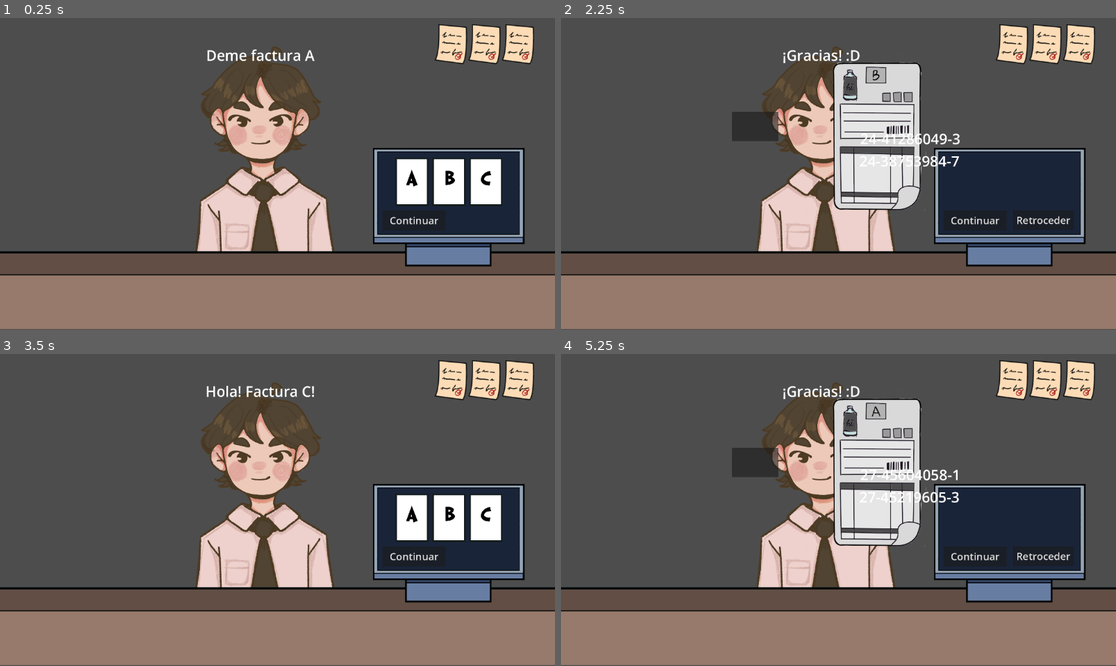
Above: before the commit, frames 1-4 (two rows, left to right).
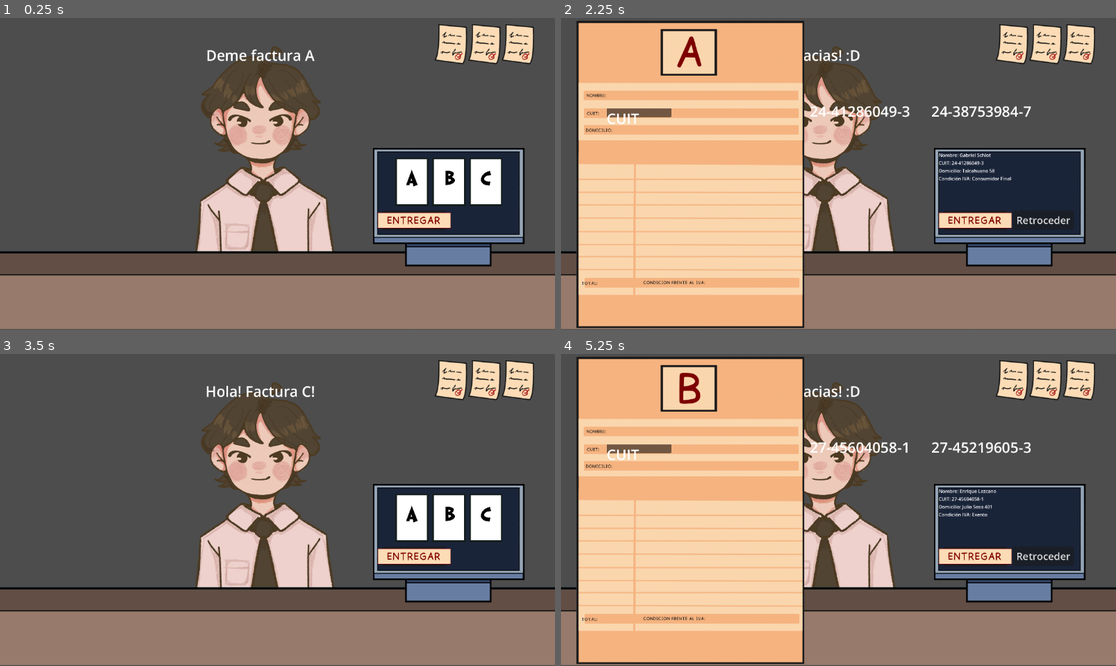
Above: after the commit, the same moments.

Repository: ninnis29/Facturae
Game: Godot game, scene res://Scenes/main.tscn
The game is run twice, just before and just after one commit, with the same random seed, the same clock (stepped at 60 frames per second) and the same inputs.
Inputs (mouse positions are in pixels of both pictures, inside the frame that each line leads up to):
- Up to frame 1 (0.25 s): no input
- Up to frame 2 (2.25 s): click (971, 183) at 0.5 s; click "Continuar" at 1.25 s; click (1010, 183) at 2 s
- Up to frame 3 (3.5 s): click "Retroceder" at 2.75 s
- Up to frame 4 (5.25 s): click (1049, 519) at 3.5 s; click "Continuar" at 4.25 s; click (971, 519) at 5 s

The runs differ from the first frame. In frame 1, 0.7% of the frame differs, in the area x 68-82%, y 62-68%; in frame 2, 48%, in the area x 2-85%, y 0-100%; in frame 3, 0.7%; in frame 4, 48%.

Commit message:
ÚltimaVersion
última versión 23/09/25 - 14:40hs

Diff:
--- a/facturae/Scenes/computer.tscn
+++ b/facturae/Scenes/computer.tscn
@@ -1,10 +1,12 @@
-[gd_scene load_steps=6 format=3 uid="uid://cmrkkr24qaeva"]
+[gd_scene load_steps=8 format=3 uid="uid://cmrkkr24qaeva"]
 
 [ext_resource type="Script" uid="uid://dvm8musneuu7t" path="res://Scripts/computer.gd" id="1_3cxpa"]
 [ext_resource type="Texture2D" uid="uid://clwq1jfxsuiv2" path="res://Assets/Pantalla.png" id="1_4xga7"]
 [ext_resource type="Texture2D" uid="uid://djpce153d85jt" path="res://Assets/A.png" id="2_7h0tq"]
 [ext_resource type="Texture2D" uid="uid://de04gsfihrlk6" path="res://Assets/b.png" id="3_3cxpa"]
 [ext_resource type="Texture2D" uid="uid://ceouqkwkqadcy" path="res://Assets/C.png" id="4_m7p0i"]
+[ext_resource type="Script" uid="uid://dm0uonecw8x5j" path="res://Scenes/continuar.gd" id="6_8u73g"]
+[ext_resource type="Texture2D" uid="uid://m7snggxcccyu" path="res://Assets/Entregar.png" id="7_iofu4"]
 
 [node name="computer" type="Node2D"]
 script = ExtResource("1_3cxpa")
@@ -13,8 +15,12 @@
 texture = ExtResource("1_4xga7")
 
 [node name="PanelCliente" type="VBoxContainer" parent="."]
-offset_right = 40.0
-offset_bottom = 40.0
+offset_left = -245.0
+offset_top = -192.0
+offset_right = 245.0
+offset_bottom = 95.0
+size_flags_horizontal = 3
+size_flags_vertical = 3
 
 [node name="NombreLabel" type="Label" parent="PanelCliente"]
 layout_mode = 2
@@ -60,6 +66,11 @@
 mouse_default_cursor_shape = 2
 theme_override_font_sizes/font_size = 35
 text = "Continuar"
+script = ExtResource("6_8u73g")
+
+[node name="Sprite2D" type="Sprite2D" parent="Continuar"]
+position = Vector2(110, 35)
+texture = ExtResource("7_iofu4")
 
 [node name="Retroceder" type="Button" parent="."]
 offset_left = 11.0
--- /dev/null
+++ b/facturae/Scenes/continuar.gd
@@ -0,0 +1,26 @@
+extends Button
+
+@onready var fondo = $Sprite2D  # El Sprite hijo con el botón completo
+var textura_normal: Texture2D
+var textura_hover: Texture2D
+
+func _ready():
+	# Guardamos las texturas
+	textura_normal = fondo.texture
+	textura_hover = preload("res://Assets/EntregarHover.png")  # sprite más oscuro
+
+	# Conectamos señales de hover
+	self.mouse_entered.connect(_on_hover)
+	self.mouse_exited.connect(_on_hover_exit)
+
+func _on_hover():
+	fondo.texture = textura_hover
+
+func _on_hover_exit():
+	fondo.texture = textura_normal
+
+func _pressed():
+	# Efecto de click usando await
+	fondo.scale = Vector2(0.95, 0.95)
+	await get_tree().create_timer(0.1).timeout
+	fondo.scale = Vector2(1, 1)
--- a/facturae/Scenes/facturas.tscn
+++ b/facturae/Scenes/facturas.tscn
@@ -26,6 +26,8 @@
 script = ExtResource("1_qqca8")
 
 [node name="Facturita" type="Sprite2D" parent="."]
+position = Vector2(-898, -10.0461)
+scale = Vector2(1.16914, 1.16914)
 
 [node name="Drags" type="Control" parent="."]
 layout_mode = 3
@@ -47,10 +49,10 @@
 anchor_top = 0.5
 anchor_right = 0.5
 anchor_bottom = 0.5
-offset_left = -201.0
-offset_top = -169.0
-offset_right = -35.0
-offset_bottom = -100.0
+offset_left = -375.0
+offset_top = -264.0
+offset_right = -209.0
+offset_bottom = -195.0
 grow_horizontal = 2
 grow_vertical = 2
 theme_override_font_sizes/normal_font_size = 50
@@ -79,10 +81,10 @@
 anchor_top = 0.5
 anchor_right = 0.5
 anchor_bottom = 0.5
-offset_left = -204.0
-offset_top = -92.0
-offset_right = -38.0
-offset_bottom = -23.0
+offset_left = 45.0
+offset_top = -264.0
+offset_right = 211.0
+offset_bottom = -195.0
 grow_horizontal = 2
 grow_vertical = 2
 theme_override_font_sizes/normal_font_size = 50
@@ -117,10 +119,10 @@
 
 [node name="CuitSlotPanel" type="Panel" parent="Slots"]
 layout_mode = 0
-offset_left = 227.0
-offset_top = -122.0
-offset_right = 387.0
-offset_bottom = -21.0
+offset_left = -207.0
+offset_top = -134.0
+offset_right = 17.0
+offset_bottom = -104.0
 script = ExtResource("3_t1a3n")
 metadata/_edit_group_ = true
 
--- a/facturae/Scripts/computer.gd
+++ b/facturae/Scripts/computer.gd
@@ -10,10 +10,11 @@
 @onready var panel_seleccion = $PanelSeleccion
 @onready var panel_cliente = $PanelCliente
 
-@onready var nombre_label = $PanelCliente/NombreLabel
-@onready var cuit_label = $PanelCliente/CuitLabel
-@onready var domicilio_label = $PanelCliente/DomicilioLabel
-@onready var condicion_label = $PanelCliente/CondicionLabel
+@onready var nombre_label = get_node_or_null("PanelCliente/NombreLabel")
+@onready var cuit_label = get_node_or_null("PanelCliente/CuitLabel")
+@onready var domicilio_label = get_node_or_null("PanelCliente/DomicilioLabel")
+@onready var condicion_label = get_node_or_null("PanelCliente/CondicionLabel")
+
 
 @onready var boton_continuar = $Continuar
 @onready var boton_retroceder = $Retroceder
@@ -24,6 +25,7 @@
 	panel_seleccion.visible = true
 	panel_cliente.visible = false
 	boton_retroceder.visible = false
+	limpiar_datos()
 
 	# Conectar señales de botones
 	boton_continuar.pressed.connect(self._on_continuar_pressed)
@@ -65,11 +67,19 @@
 	boton_retroceder.visible = true
 
 # --- MOSTRAR DATOS DEL CLIENTE ---
+# Esta función será llamada desde personaje.gd
 func mostrar_datos_cliente(nombre: String, apellido: String, cuit: String, domicilio: String, condicion: String) -> void:
-	panel_seleccion.visible = false
-	panel_cliente.visible = true
+	if nombre_label != null:
+		nombre_label.text = "Nombre: %s %s" % [nombre, apellido]
+	if cuit_label != null:
+		cuit_label.text = "CUIT: %s" % cuit
+	if domicilio_label != null:
+		domicilio_label.text = "Domicilio: %s" % domicilio
+	if condicion_label != null:
+		condicion_label.text = "Condición IVA: %s" % condicion
 
-	nombre_label.text = "Nombre: %s %s" % [nombre, apellido]
-	cuit_label.text = "CUIT: %s" % cuit
-	domicilio_label.text = "Domicilio: %s" % domicilio
-	condicion_label.text = "Condición IVA: %s" % condicion
+func limpiar_datos() -> void:
+	nombre_label.text = "Nombre: "
+	cuit_label.text = "CUIT: "
+	domicilio_label.text = "Domicilio: "
+	condicion_label.text = "Condición IVA: "
--- a/facturae/Scripts/facturas.gd
+++ b/facturae/Scripts/facturas.gd
@@ -6,6 +6,9 @@
 # Drags correctos e incorrectos
 var drag_correcto_label: RichTextLabel = null
 var drag_incorrecto_label: RichTextLabel = null
+
+@onready var boton_continuar = get_node("/root/Main/computer/Continuar")
+@onready var slot_cuit_label: RichTextLabel = $Slots/CuitSlotPanel/CuitSlotLabel
 
 var factura_a = preload("res://Assets/Facturita_A.png")
 var factura_b = preload("res://Assets/Facturita_B.png")
@@ -28,6 +31,28 @@
 
 	if drag_correcto_label == null or drag_incorrecto_label == null:
 		push_error("No se encontraron los drags en la escena Facturas!")
+
+	# Conectamos el botón
+	boton_continuar.pressed.connect(_on_boton_continuar_pressed)
+
+# ------------------------------
+# Botón continuar -> validación
+# ------------------------------
+func _on_boton_continuar_pressed() -> void:
+	# Slot vacío
+	if slot_cuit_label.text == "" or slot_cuit_label.text == SLOT_DEFAULT_TEXT:
+		print("No se puede continuar: el CUIT está vacío.")
+		return
+
+	# Validación correcta
+	if slot_cuit_label.text == personaje.cuit_cliente:
+		print("Factura correcta ✅. Pasando al siguiente cliente...")
+		personaje.factura_random()  # Aquí se genera nuevo cliente
+		reset_drag_slot()
+		esconder_factura()
+	else:
+		print("Factura incorrecta ❌. Perdés una vida!")
+		# Aquí restás vida o das feedback, pero NO generás nuevo cliente
 
 # ------------------------------
 # Mostrar factura y drags
@@ -101,8 +126,7 @@
 # Resetear slot del drag
 # ------------------------------
 func reset_drag_slot() -> void:
-	var slot = get_node_or_null("Slots/SlotCuitLabel")
-	if slot != null:
-		slot.text = SLOT_DEFAULT_TEXT
+	if slot_cuit_label != null:
+		slot_cuit_label.text = SLOT_DEFAULT_TEXT
 	else:
 		push_error("SlotCuitLabel no encontrado para resetear")
--- a/facturae/Scripts/personaje.gd
+++ b/facturae/Scripts/personaje.gd
@@ -1,8 +1,7 @@
 extends Node2D
 @onready var caja_dialogo = $Label
 @onready var facturas = $"../Facturas"
-
-
+@onready var computer = $"../computer"
 
 func _ready() -> void:
 	factura_random()
@@ -87,7 +86,15 @@
 	cuit_random()
 	domicilio_random()
 	condicion_iva()
+	await get_tree().process_frame
 	facturas.actualizar_informacion(cuit_cliente)
+	computer.mostrar_datos_cliente(
+		nombre_cliente,
+		apellido_cliente,
+		cuit_cliente,
+		domicilio_cliente,
+		condicion_cliente
+	)
 
 
 func nombre_completo_random() -> void: # Genera nombre
Binary file added: facturae/Assets/Entregar.png
Not shown, added: facturae/Assets/Entregar.png.import
Binary file added: facturae/Assets/EntregarHover.png
Not shown, added: facturae/Assets/EntregarHover.png.import
Binary file changed: facturae/Assets/Facturita_A.png
Binary file changed: facturae/Assets/Facturita_B.png
Not shown, changed: facturae/Assets/Facturita_B.png.import
Binary file changed: facturae/Assets/Facturita_C.png
Not shown, changed: facturae/Assets/Facturita_C.png.import
Not shown, added: facturae/Scenes/continuar.gd.uid
